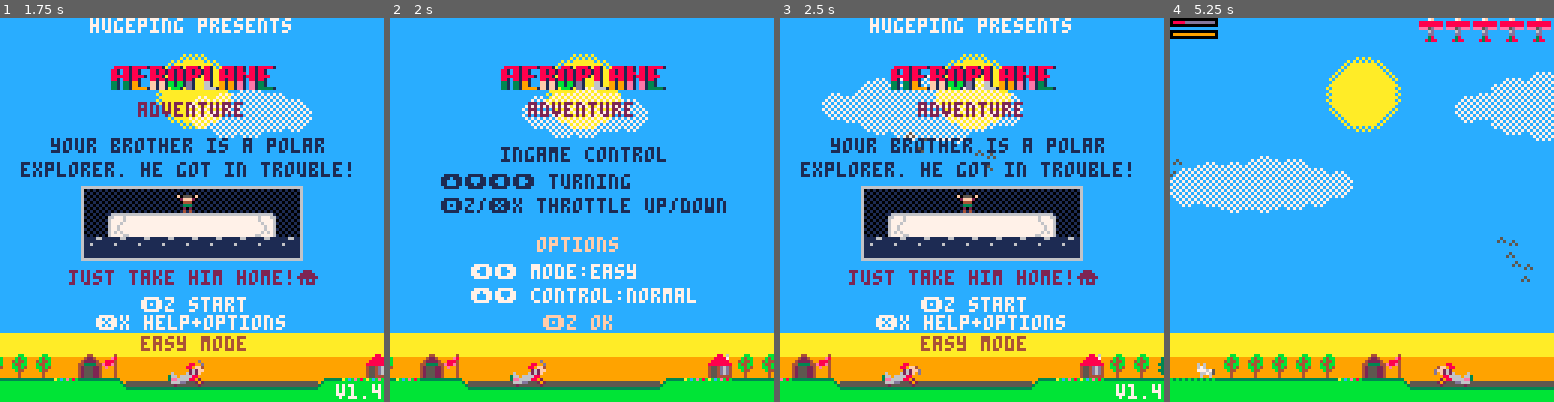
Above: before the commit, frames 1-4 (left to right).
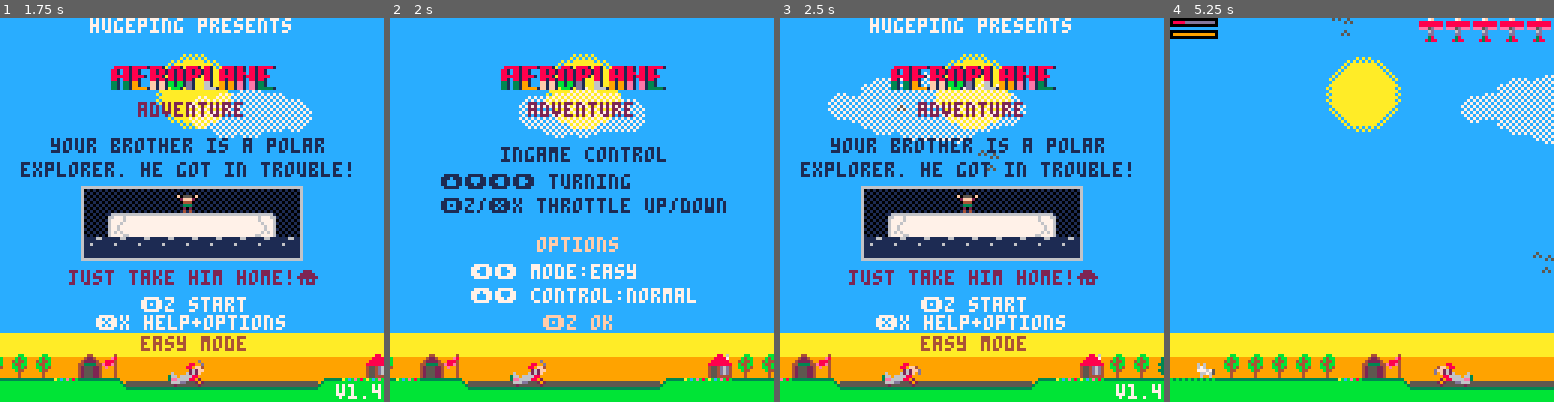
Above: after the commit, the same moments.

Repository: gl00my/pico8-games
Game: PICO-8 cartridge aadv.p8
The game is run twice, just before and just after one commit, with the same random seed, the same clock (stepped at 60 frames per second) and the same inputs.
Inputs:
- Up to frame 1 (1.75 s): tap X (X key) at 0.33, 1.07 s; tap O (Z key) at 0.7, 1.7 s; hold Right from 1.6 s (still down)
- Up to frame 2 (2 s): keep holding Right; tap X (X key) at 1.85 s
- Up to frame 3 (2.5 s): release Right at 2.1 s; tap O (Z key) at 2.1 s; hold Up 2.15-2.42 s; hold Right from 2.47 s (still down)
- Up to frame 4 (5.25 s): tap O (Z key) every 0.4 s from 2.5 to 4.9 s; tap X (X key) at 2.97, 4.08, 5.2 s; release Right at 3.03 s; hold Left 3.08-3.58 s; hold Down 3.63-3.97 s; hold Right 4.02-4.68 s; hold Up 4.73-5.03 s; hold Left from 5.08 s (still down)

Frame 1 is identical in both runs. In frame 2, 0.1% of the frame differs, in the area x 33-68%, y 17-32%; in frame 3, 0.3%; in frame 4, 3.0%, in the area x 0-100%, y 0-69%.

Commit message:
easy mode

Diff:
--- a/aadv.p8
+++ b/aadv.p8
@@ -467,11 +467,11 @@
 		add(bals,bal(3*i*128+64,rnd(64-8)))
 		add(bals,bal(-4*i*128-64,rnd(64-8)))
 	end
-	for i=1,32 do
+	for i=1,(easy and 24 or 32) do
 		add(clds,cld(rnd(10)+8,
 			     rnd(6144)-3072,rnd(64)))
 	end
-	for i=1,32 do --60
+	for i=1,(easy and 24 or 32) do --60
 		add(birds,bird(rnd(6144)-3072,
 			       rnd(64)))
 	end
